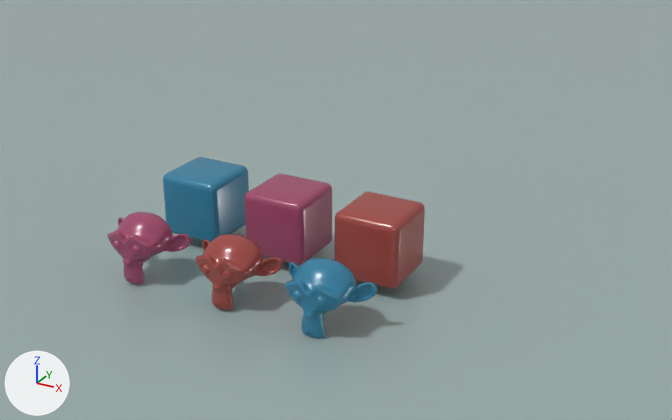
What one commit did to the glTF model docs/client/models/monkey.glb.
One viewpoint serves both versions: a camera (50 mm lens) standing at (13.4, -18.6, 11.4) and looking at (-0.9, 7.4, -1.6). The lights are fixed; the arrows at lower left show +X, +Y and +Z.

Names of what the first picture shows: 'BlueCube', 'BlueMonkey', 'Plane', 'PurpleCube', 'PurpleMonkey', 'RedMonkey', 'Redcube'.
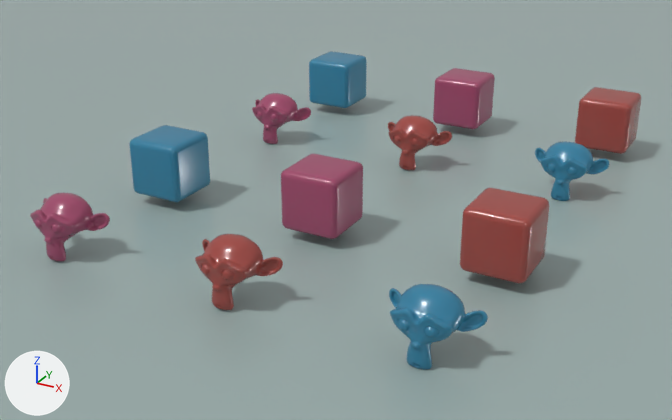
Where the change shows, as pixel boxes [x1, y1, x2, y2] in the pictures (672 x 420 px):
'Redcube', moved
    before: [335, 192, 425, 289]
    after: [460, 188, 549, 284]
'PurpleCube', moved
    before: [245, 174, 332, 265]
    after: [281, 154, 363, 239]
'BlueCube', moved
    before: [163, 157, 249, 242]
    after: [129, 125, 210, 202]
'BlueMonkey', moved
    before: [285, 258, 377, 338]
    after: [389, 284, 488, 370]
'PurpleMonkey', moved
    before: [107, 212, 191, 284]
    after: [30, 193, 110, 261]
'Redcube.001', added
    after: [575, 87, 641, 154]
'PurpleCube.001', added
    after: [433, 68, 495, 129]
'BlueCube.001', added (blue)
    after: [309, 51, 367, 108]
'BlueMonkey.001', added (blue)
    after: [535, 142, 609, 201]
'RedMonkey.001', added
    after: [388, 115, 452, 170]
'PurpleMonkey.001', added
    after: [252, 93, 311, 144]

Edits to the bpy script that builds the scene:
```text
Add me_cube_055:
    me_cube_055.from_pydata(...)  # 384 vertices, 764 faces; spans x -1.0..1.0, y -1.0..1.0, z -1.0..1.0
    me_cube_055.materials.append(mat_material_005)  # red #a04842
Add me_mesh_004:
    me_mesh_004.from_pydata(...)  # 2012 vertices, 3936 faces; spans x -1.33..1.33, y -0.82..0.78, z -0.97..0.94
    me_mesh_004.materials.append(mat_material_007)  # blue #327fa0
Add me_mesh_003:
    me_mesh_003.from_pydata(...)  # 2012 vertices, 3936 faces; spans x -1.33..1.33, y -0.82..0.78, z -0.97..0.94
    me_mesh_003.materials.append(mat_material_005)  # red #a04842
Change ob_bluemonkey:
    ob_bluemonkey.location: (2.85, 0.0, -0.39) -> (5.85, 0.0, -0.39)
Change ob_redcube:
    ob_redcube.location: (3.0, 3.0, 0.0) -> (6.0, 5.0, 0.0)
Change ob_bluecube:
    ob_bluecube.location: (-3.0, 3.0, 0.0) -> (-6.0, 5.0, 0.0)
Change ob_purplemonkey:
    ob_purplemonkey.location: (-3.09, 0.0, -0.35) -> (-6.09, 0.0, -0.35)
Change ob_purplecube:
    ob_purplecube.location: (0.0, 3.0, 0.0) -> (0.0, 5.0, 0.0)
Add ob_purplecube_001:
    ob_purplecube_001 = bpy.data.objects.new('PurpleCube.001', me_cube_006.copy())  # the mesh of ob_purplecube
    ob_purplecube_001.location = (0.0, 16.97, 0.0)
Add ob_purplemonkey_001:
    ob_purplemonkey_001 = bpy.data.objects.new('PurpleMonkey.001', me_mesh_002.copy())  # the mesh of ob_purplemonkey
    ob_purplemonkey_001.location = (-6.09, 11.97, -0.35)
Add ob_bluecube_001:
    ob_bluecube_001 = bpy.data.objects.new('BlueCube.001', me_cube_003.copy())  # the mesh of ob_bluecube
    ob_bluecube_001.location = (-6.0, 16.97, 0.0)
Add ob_redcube_001:
    ob_redcube_001 = bpy.data.objects.new('Redcube.001', me_cube_055)
    ob_redcube_001.location = (6.0, 16.97, 0.0)
Add ob_bluemonkey_001:
    ob_bluemonkey_001 = bpy.data.objects.new('BlueMonkey.001', me_mesh_004)
    ob_bluemonkey_001.location = (5.85, 11.97, -0.39)
Add ob_redmonkey_001:
    ob_redmonkey_001 = bpy.data.objects.new('RedMonkey.001', me_mesh_003)
    ob_redmonkey_001.location = (0.0, 11.97, -0.35)
```
